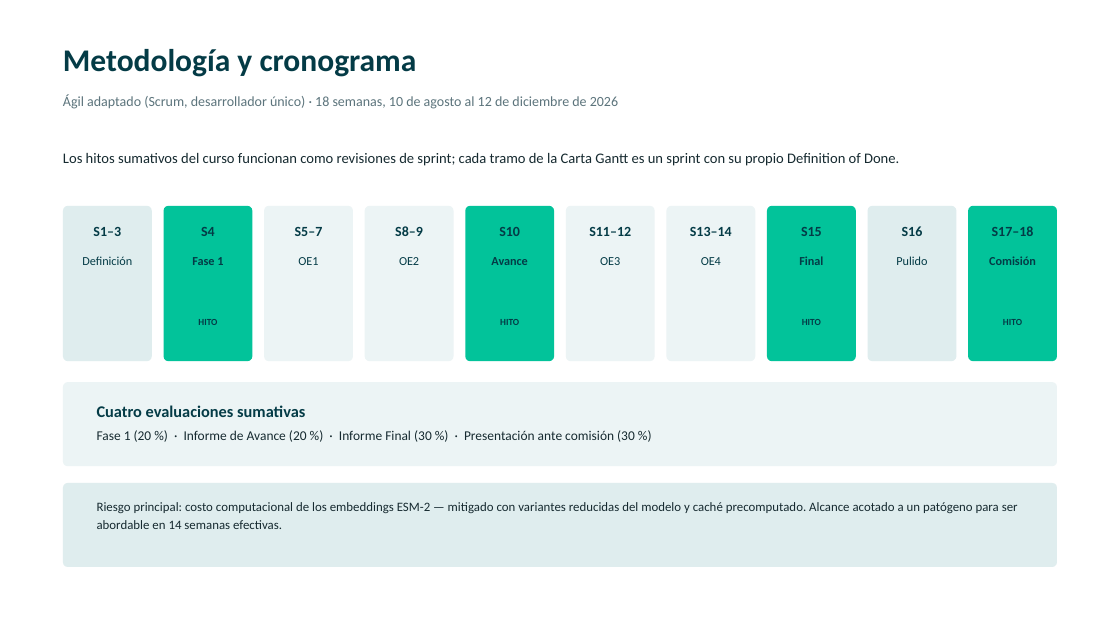
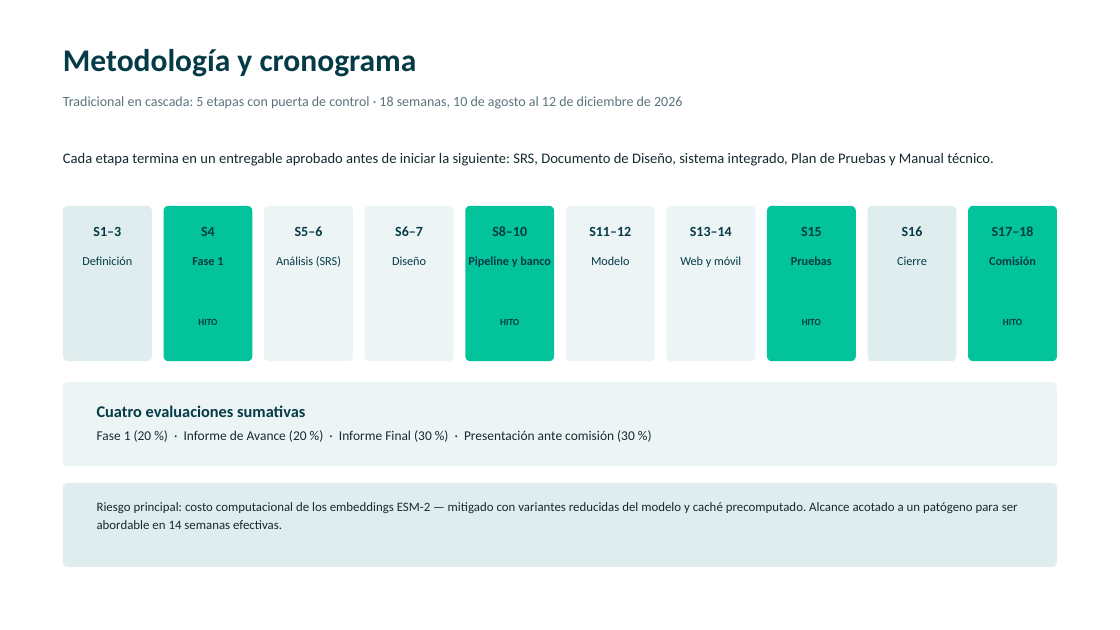
Before and after one commit to johao21/Capstone, a slide deck: slide 7 of Fase 1/Presentacion_SIRFA.pptx. Drawn at 1120x630 pixels with LibreOffice and Linux fonts; fonts in the diff are those of the drawing. Boxes give left, top, right and bottom in pixels: in the first picture for what was removed or moved away, otherwise in the second. Text is boxed around its words. In the diff, an @@ line names an element or a change of style, - is before the commit and + after.

```diff
--- a/Fase 1/Presentacion_SIRFA.pptx
+++ b/Fase 1/Presentacion_SIRFA.pptx
@@ text at [63, 96, 682, 109]: text changed @@
-Ágil adaptado (Scrum, desarrollador único) · 18 semanas, 10 de agosto al 12 de diciembre de 2026
+Tradicional en cascada: 5 etapas con puerta de control · 18 semanas, 10 de agosto al 12 de diciembre de 2026
@@ text at [63, 153, 993, 166]: text changed @@
-Los hitos sumativos del curso funcionan como revisiones de sprint; cada tramo de la Carta Gantt es un sprint con su propio Definition of Done.
+Cada etapa termina en un entregable aprobado antes de iniciar la siguiente: SRS, Documento de Diseño, sistema integrado, Plan de Pruebas y Manual técnico.
@@ text at [295, 226, 323, 236]: text changed @@
-S5–7
+S5–6
@@ text at [395, 226, 423, 236]: text changed @@
-S8–9
+S6–7
@@ text at [492, 226, 527, 236]: text changed @@
-S10
+S8–10
@@ text at [276, 256, 341, 267]: text changed @@
-OE1
+Análisis (SRS)
@@ text at [392, 256, 426, 265]: text changed @@
-OE2
+Diseño
@@ text at [468, 256, 551, 267]: text changed @@
-Avance
+Pipeline y banco
@@ text at [591, 256, 629, 265]: text changed @@
-OE3
+Modelo
@@ text at [680, 256, 741, 267]: text changed @@
-OE4
+Web y móvil
@@ text at [791, 256, 832, 265]: text changed @@
-Final
+Pruebas
@@ text at [897, 256, 927, 265]: text changed @@
-Pulido
+Cierre
```
Also in this commit, not shown: 2 other slides changed, 7 other files.
